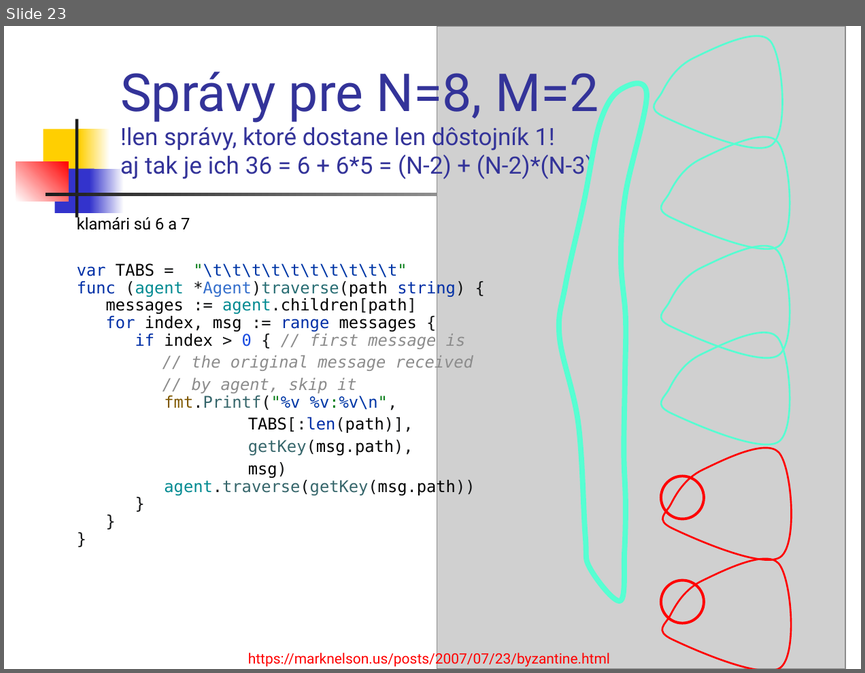
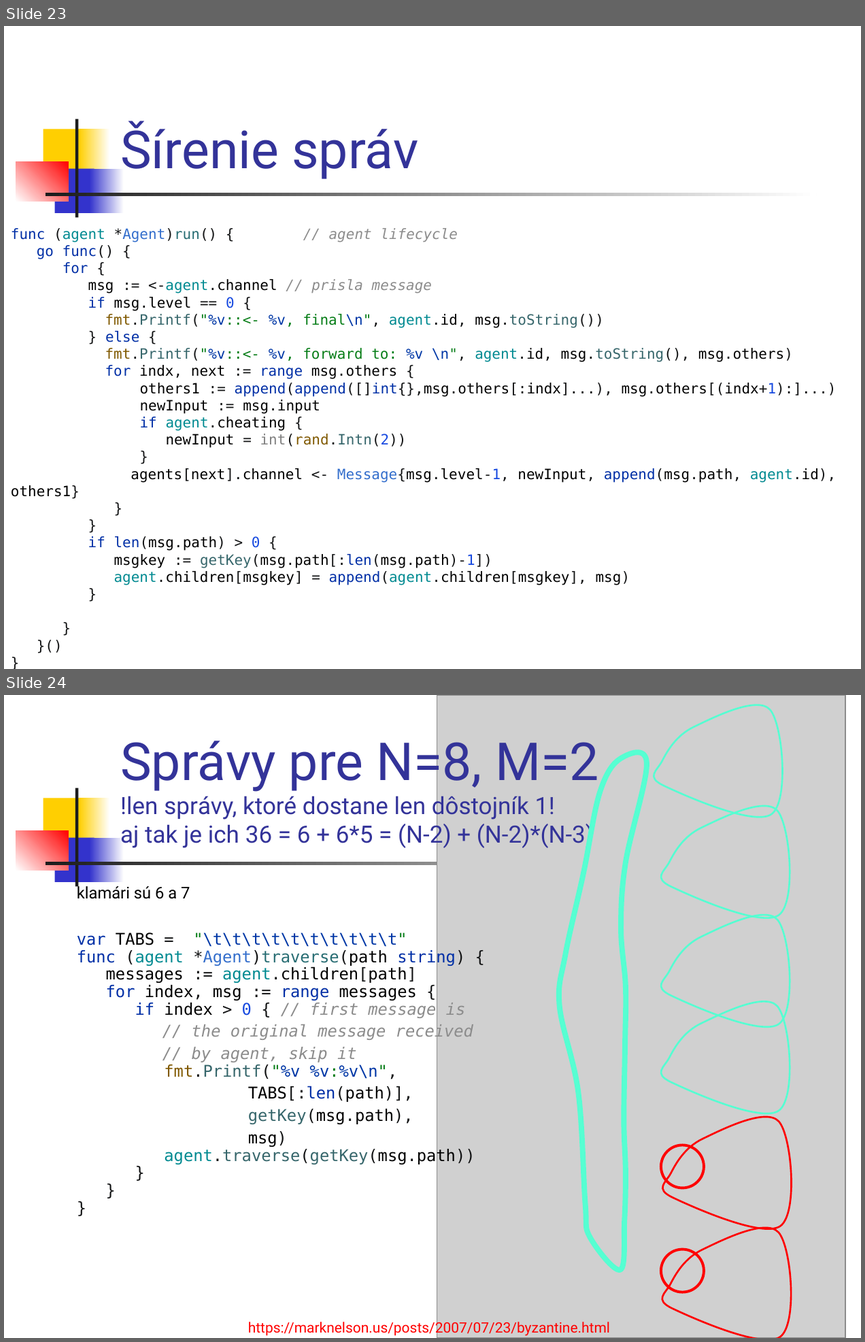
Before and after one commit to paradigmy/Prednasky, a slide deck: 05/BGP.ppt. Shown one above the other, each under a label of ours: slide 23 before the commit, slides 23 and 24 after it. The pictures are 865x673 and 865x1342 pixels, drawn with LibreOffice and Linux fonts; fonts in the diff are those of the drawing; grey boxes stand for pictures. Boxes give left, top, right and bottom in pixels: in the first picture for what was removed or moved away, otherwise in the second. Text is boxed around its words. In the diff, an @@ line names an element or a change of style, - is before the commit and + after.

```diff
--- a/05/BGP.ppt
+++ b/05/BGP.ppt
@@ slide 23 added at <box>4,26,861,669</box>, background #FFFFFF; not listed: 7 template elements that a slide beside it also shows @@
@@ title added at <box>120,121,418,179</box>, 44 pt, text #333399 @@
+Šírenie správ
@@ text added at <box>11,228,836,585</box>, 12 pt, text #000000 @@
+func (agent *Agent)run() { // agent lifecycle
+go func() {
+for {
+msg := <-agent.channel // prisla message
+if msg.level == 0 {
+fmt.Printf("%v::<- %v, final\n", agent.id, msg.toString())
+} else {
+fmt.Printf("%v::<- %v, forward to: %v \n", agent.id, msg.toString(), msg.others)
+for indx, next := range msg.others {
+others1 := append(append([]int{},msg.others[:indx]...), msg.others[(indx+1):]...)
+newInput := msg.input
+if agent.cheating {
+newInput = int(rand.Intn(2))
+}
+agents[next].channel <- Message{msg.level-1, newInput, append(msg.path, agent.id), others1}
+}
+}
+if len(msg.path) > 0 {
+msgkey := getKey(msg.path[:len(msg.path)-1])
+agent.children[msgkey] = append(agent.children[msgkey], msg)
+}
+}
+}()
+}
@@ what was slide 23 is now slide 24 @@
```
Also in this commit, not shown: 2 slides changed, 2 other slides added, 2 slides removed, 1 other file.
